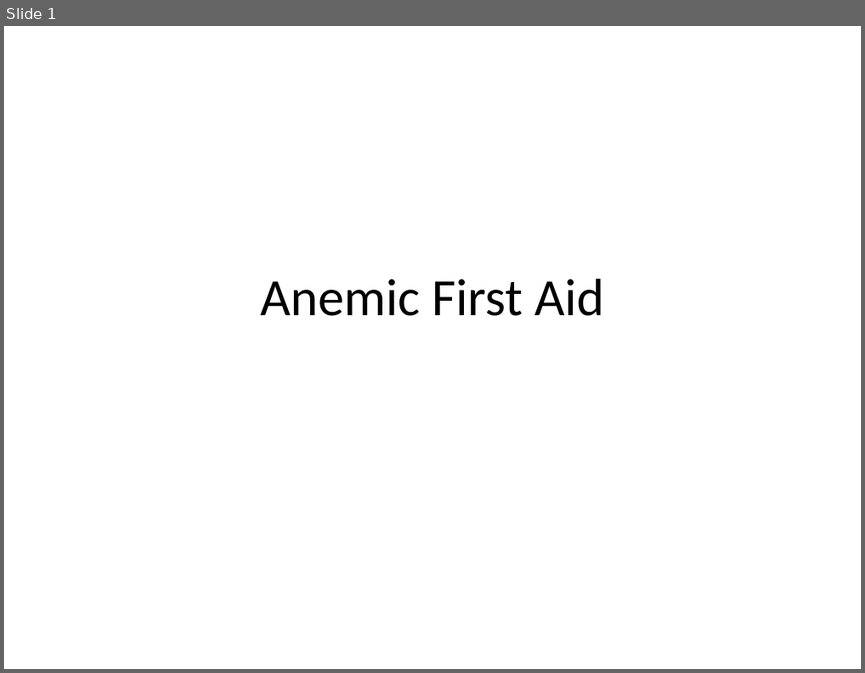
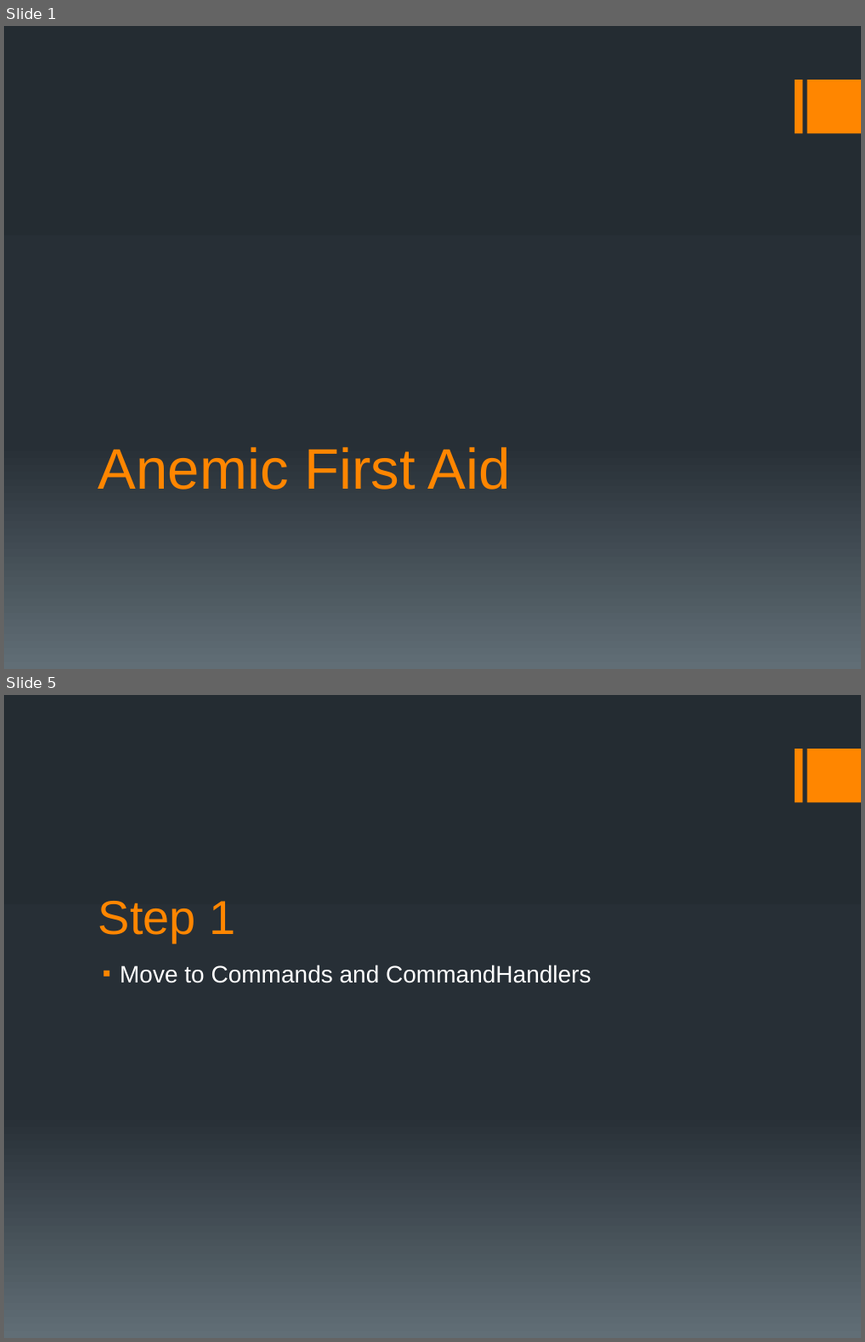
Before and after one commit to andlju/taskmaster, a slide deck: Presentation/Anemic First Aid.pptx. Shown one above the other, each under a label of ours: slide 1 before the commit, slides 1 and 5 after it; the slides between them are not shown. The pictures are 865x673 and 865x1342 pixels, drawn with LibreOffice and Linux fonts; fonts in the diff are those of the drawing. Boxes give left, top, right and bottom in pixels: in the first picture for what was removed or moved away, otherwise in the second. Text is boxed around its words. In the diff, an @@ line names an element or a change of style, - is before the commit and + after.

Commit message:
First commands

```diff
--- a/Presentation/Anemic First Aid.pptx
+++ b/Presentation/Anemic First Aid.pptx
@@ slide 5 added at (4,695,861,1338), background gradient #242C33 to #273037 to #636D76; not listed: 2 template elements that a slide beside it also shows @@
@@ title added at (98,901,235,942), 40 pt, text #FF8600 @@
+Step 1
@@ text added at (120,964,590,983), 20 pt, text #FFFFFF @@
+▪ Move to Commands and CommandHandlers
@@ slide 1 changed as well @@
@@ background #FFFFFF to gradient #242C33 to #273037 to #636D76 @@
@@ rectangle added at (794,80,801,134), fill #FF8600 @@
@@ rectangle added at (806,80,861,134), fill #FF8600 @@
@@ title "Anemic First Aid": place and size @@
-title "Anemic First Aid" at (260,278,604,316)
+title "Anemic First Aid" at (98,447,511,489)
@@ title "Anemic First Aid" at (98,447,511,489): size 44 to 48 pt, font Calibri to Arial, text colour #000000 to #FF8600; alignment centre to left; vertical alignment middle to bottom @@
```
Also in this commit, not shown: 5 other slides added, 51 other files.
